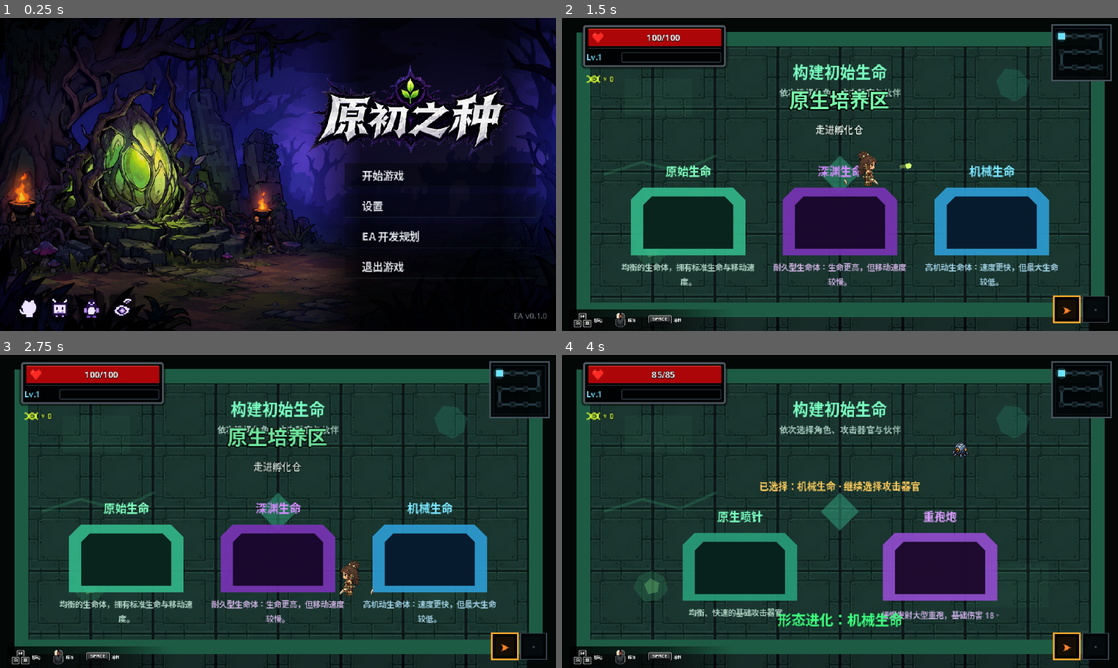
Above: before the commit, frames 1-4 (two rows, left to right).
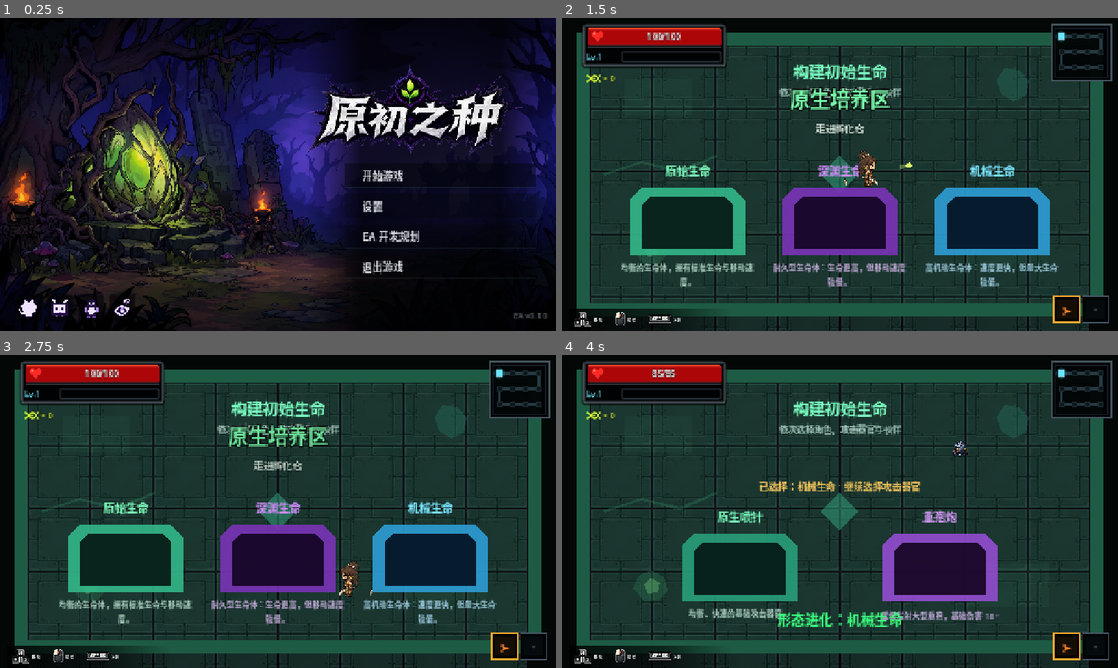
Above: after the commit, the same moments.

Repository: LIJUNCAN1/-Roguelike
Game: Godot game, scene res://scenes/ui/title_screen.tscn
Two runs of this game, one before a commit and one after it. Both use one fixed random seed, a clock stepped at 60 frames per second and the inputs below. Video files are missing from this copy of the repository; at most half a second of black plays in their place.
Inputs (mouse positions are in pixels of both pictures, inside the frame that each line leads up to):
- Up to frame 1 (0.25 s): no input
- Up to frame 2 (1.5 s): click "开始游戏" at 0.5 s; tap Enter at 1.25 s; move the mouse to (962, 158) at 1.27 s; press the mouse at (962, 158) at 1.28 s; hold D (move_right) from 1.28 s (still down)
- Up to frame 3 (2.75 s): move the mouse to (166, 527) at 2.02 s; release D (move_right) at 2.03 s; release the mouse at (166, 527) at 2.03 s; hold S (move_down) from 2.03 s (still down); tap P (damage_test_player) at 2.1 s
- Up to frame 4 (4 s): move the mouse to (895, 442) at 2.77 s; release S (move_down) at 2.78 s; hold D (move_right) 2.78-3.53 s; tap Space (dash) at 2.85 s; move the mouse to (812, 574) at 3.52 s; hold W (move_up) from 3.53 s (still down); tap N (next_room) at 3.6 s

The runs differ from the first frame. In frame 1, 5.2% of the frame differs, in the area x 0-100%, y 0-97%; in frame 2, 8.4%, in the area x 2-99%, y 1-100%; in frame 3, 8.4%; in frame 4, 7.7%.

Commit message:
migrate base resolution to 1280x720

Diff:
--- a/project.godot
+++ b/project.godot
@@ -21,8 +21,8 @@
 
 [display]
 
-window/size/viewport_width=640
-window/size/viewport_height=360
+window/size/viewport_width=1280
+window/size/viewport_height=720
 window/size/window_width_override=1280
 window/size/window_height_override=720
 window/stretch/mode="canvas_items"
--- a/scenes/main/main.tscn
+++ b/scenes/main/main.tscn
@@ -192,6 +192,7 @@
 
 [node name="Camera2D" type="Camera2D" parent="World"]
 position = Vector2(320, 180)
+zoom = Vector2(2, 2)
 
 [node name="RoomContainer" type="Node2D" parent="World"]
 
@@ -204,14 +205,12 @@
 projectile_container_path = NodePath("../Projectiles")
 
 [node name="Interface" type="CanvasLayer" parent="."]
+transform = Transform2D(2, 0, 0, 2, 0, 0)
 
 [node name="EvolutionFlash" type="ColorRect" parent="Interface"]
 visible = false
-anchors_preset = 15
-anchor_right = 1.0
-anchor_bottom = 1.0
-grow_horizontal = 2
-grow_vertical = 2
+offset_right = 640.0
+offset_bottom = 360.0
 mouse_filter = 2
 color = Color(0.45, 1, 0.7, 0)
 
--- a/scenes/rooms/reward_room.tscn
+++ b/scenes/rooms/reward_room.tscn
@@ -51,26 +51,19 @@
 
 [node name="RewardInterface" type="CanvasLayer" parent="."]
 layer = 20
+transform = Transform2D(2, 0, 0, 2, 0, 0)
 
 [node name="Dimmer" type="ColorRect" parent="RewardInterface"]
-anchors_preset = 15
-anchor_right = 1.0
-anchor_bottom = 1.0
-grow_horizontal = 2
-grow_vertical = 2
+offset_right = 640.0
+offset_bottom = 360.0
 mouse_filter = 2
 color = Color(0.005, 0.003, 0.004, 0.9)
 
 [node name="RewardPanel" type="PanelContainer" parent="RewardInterface"]
-anchors_preset = 15
-anchor_right = 1.0
-anchor_bottom = 1.0
 offset_left = 13.0
 offset_top = 8.0
-offset_right = -13.0
-offset_bottom = -8.0
-grow_horizontal = 2
-grow_vertical = 2
+offset_right = 627.0
+offset_bottom = 352.0
 theme_override_styles/panel = SubResource("Panel")
 
 [node name="Margin" type="MarginContainer" parent="RewardInterface/RewardPanel"]
--- a/scenes/ui/gene_codex_panel.tscn
+++ b/scenes/ui/gene_codex_panel.tscn
@@ -16,17 +16,15 @@
 
 [node name="GeneCodexPanel" type="CanvasLayer"]
 layer = 30
+transform = Transform2D(2, 0, 0, 2, 0, 0)
 process_mode = 3
 script = ExtResource("1_script")
 codex_manager_path = NodePath("../GeneCodexManager")
 gene_manager_path = NodePath("../World/Player/GeneManager")
 
 [node name="Dimmer" type="ColorRect" parent="."]
-anchors_preset = 15
-anchor_right = 1.0
-anchor_bottom = 1.0
-grow_horizontal = 2
-grow_vertical = 2
+offset_right = 640.0
+offset_bottom = 360.0
 color = Color(0.005, 0.012, 0.018, 0.84)
 
 [node name="Panel" type="PanelContainer" parent="Dimmer"]
--- a/scenes/ui/pause_menu.tscn
+++ b/scenes/ui/pause_menu.tscn
@@ -53,16 +53,13 @@
 
 [node name="PauseMenu" type="CanvasLayer"]
 layer = 30
+transform = Transform2D(2, 0, 0, 2, 0, 0)
 process_mode = 3
 script = ExtResource("1_script")
 
 [node name="Dimmer" type="Control" parent="."]
-layout_mode = 3
-anchors_preset = 15
-anchor_right = 1.0
-anchor_bottom = 1.0
-grow_horizontal = 2
-grow_vertical = 2
+offset_right = 640.0
+offset_bottom = 360.0
 
 [node name="Shade" type="ColorRect" parent="Dimmer"]
 layout_mode = 1
--- a/scenes/ui/run_result_panel.tscn
+++ b/scenes/ui/run_result_panel.tscn
@@ -16,15 +16,13 @@
 
 [node name="RunResultPanel" type="CanvasLayer"]
 layer = 20
+transform = Transform2D(2, 0, 0, 2, 0, 0)
 process_mode = 3
 script = ExtResource("1_script")
 
 [node name="Dimmer" type="ColorRect" parent="."]
-anchors_preset = 15
-anchor_right = 1.0
-anchor_bottom = 1.0
-grow_horizontal = 2
-grow_vertical = 2
+offset_right = 640.0
+offset_bottom = 360.0
 color = Color(0.005, 0.01, 0.018, 0.84)
 
 [node name="Panel" type="PanelContainer" parent="Dimmer"]
--- a/scenes/ui/title_screen.tscn
+++ b/scenes/ui/title_screen.tscn
@@ -93,6 +93,7 @@
 corner_radius_bottom_left = 3
 
 [node name="TitleScreen" type="Node2D" unique_id=1701984781]
+scale = Vector2(2, 2)
 script = ExtResource("1_script")
 
 [node name="Background" type="Polygon2D" parent="." unique_id=1989592593]
@@ -163,15 +164,12 @@
 loop = true
 
 [node name="Interface" type="CanvasLayer" parent="." unique_id=24458870]
+transform = Transform2D(2, 0, 0, 2, 0, 0)
 
 [node name="MenuBackdrop" type="TextureRect" parent="Interface"]
-anchors_preset = 6
-anchor_left = 0.5
-anchor_right = 1.0
-anchor_bottom = 1.0
-offset_left = 32.0
-grow_horizontal = 0
-grow_vertical = 2
+offset_left = 352.0
+offset_right = 640.0
+offset_bottom = 360.0
 mouse_filter = 2
 texture = SubResource("GradientTexture2D_menu_backdrop")
 expand_mode = 1
--- a/scenes/ui/tutorial_overlay.tscn
+++ b/scenes/ui/tutorial_overlay.tscn
@@ -22,6 +22,7 @@
 
 [node name="TutorialOverlay" type="CanvasLayer"]
 layer = 10
+transform = Transform2D(2, 0, 0, 2, 0, 0)
 script = ExtResource("1_script")
 
 [node name="ControlHints" type="Control" parent="."]
--- a/tests/gene_reward_interface_smoke_test.gd
+++ b/tests/gene_reward_interface_smoke_test.gd
@@ -6,7 +6,7 @@
 
 
 func _run() -> void:
-	root.size = Vector2i(640, 360)
+	root.size = Vector2i(1280, 720)
 	var main := (
 		load("res://scenes/main/main.tscn") as PackedScene
 	).instantiate()
--- a/tests/menu_pause_smoke_test.gd
+++ b/tests/menu_pause_smoke_test.gd
@@ -6,7 +6,7 @@
 
 
 func _run() -> void:
-	root.size = Vector2i(640, 360)
+	root.size = Vector2i(1280, 720)
 	var title_scene := load(
 		"res://scenes/ui/title_screen.tscn"
 	) as PackedScene
@@ -42,8 +42,14 @@
 			return
 	if (
 		title.menu.size.x > 220.0
-		or title.menu_backdrop.anchor_top != 0.0
-		or title.menu_backdrop.anchor_bottom != 1.0
+		or title.menu_backdrop.size.y != 360.0
+		or title.get_node("Interface").transform.x != Vector2(2, 0)
+		or int(ProjectSettings.get_setting(
+			"display/window/size/viewport_width"
+		)) != 1280
+		or int(ProjectSettings.get_setting(
+			"display/window/size/viewport_height"
+		)) != 720
 	):
 		push_error("Title menu or full-height backdrop sizing is invalid.")
 		quit(1)
